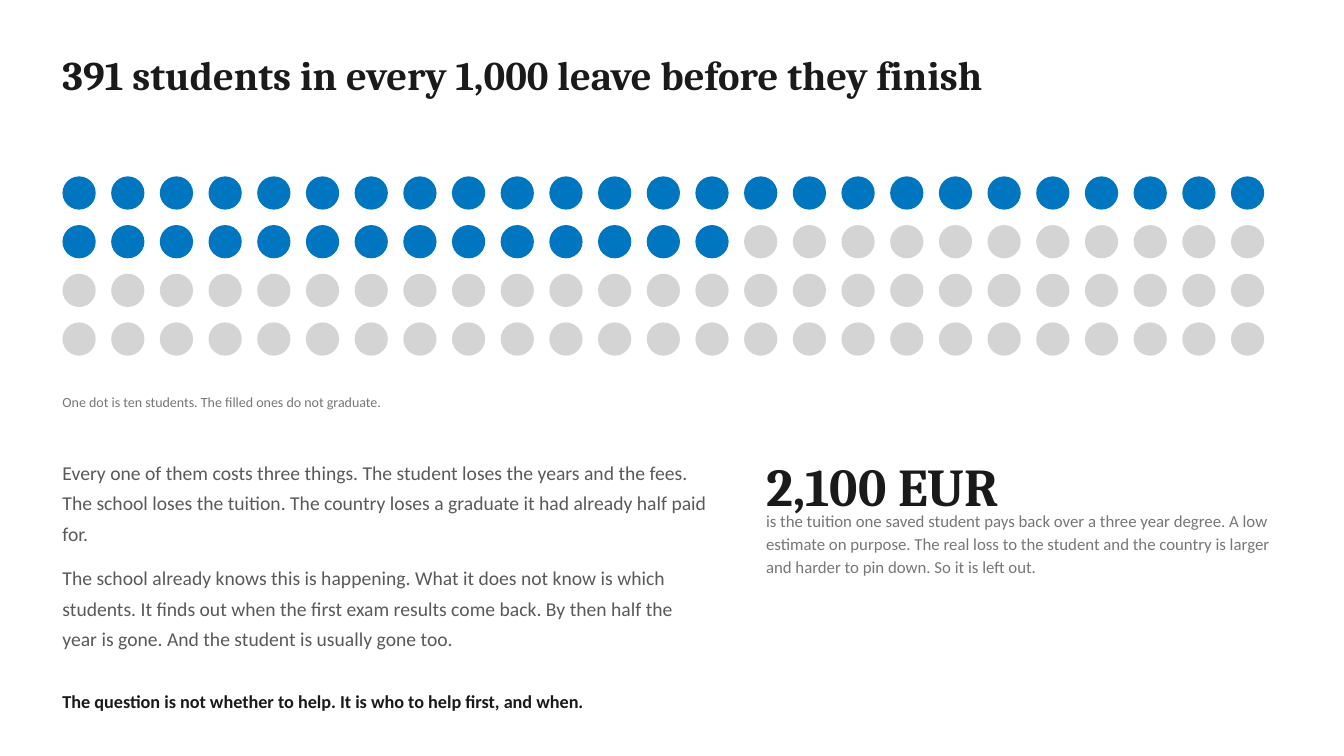
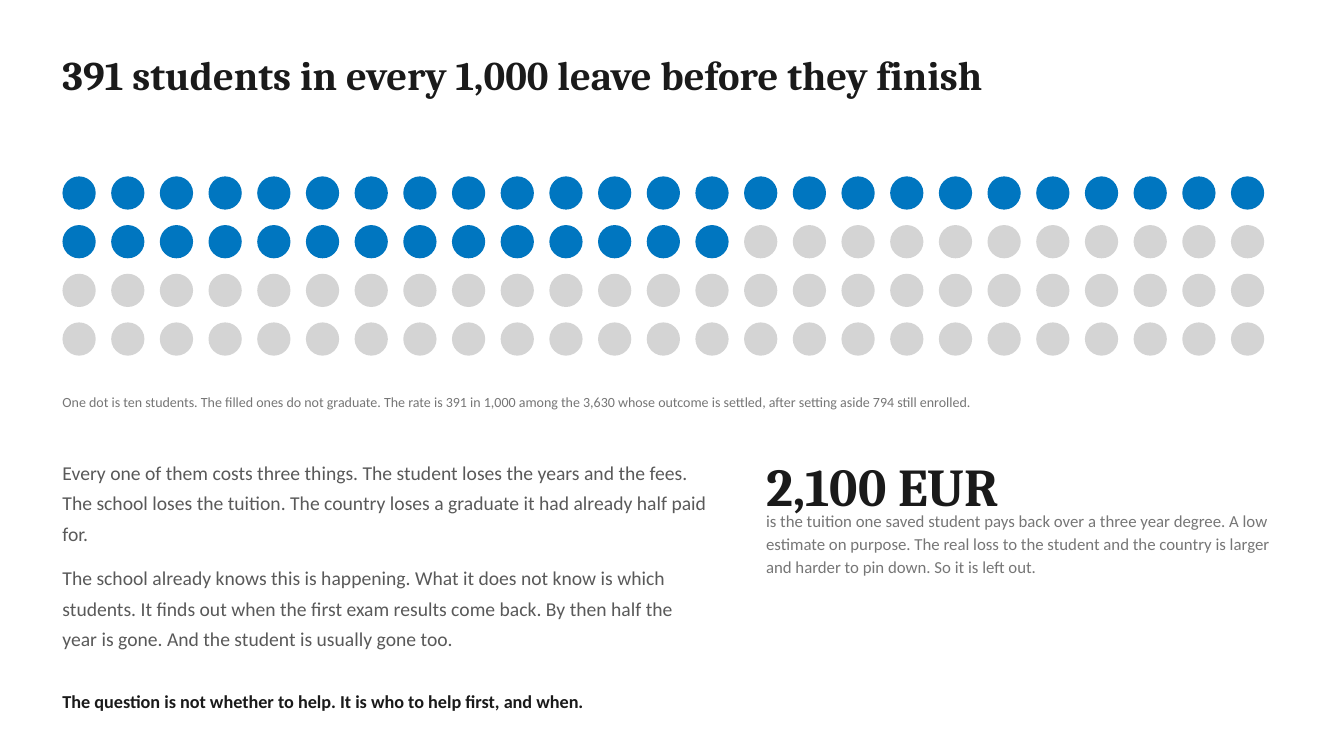
Before and after one commit to jeryldev/pgdaiml-capstone, a slide deck: slide 2 of presentations/business.pptx. Drawn at 1344x756 pixels with LibreOffice and Linux fonts; fonts in the diff are those of the drawing. Boxes give left, top, right and bottom in pixels: in the first picture for what was removed or moved away, otherwise in the second. Text is boxed around its words. In the diff, an @@ line names an element or a change of style, - is before the commit and + after.

```diff
--- a/presentations/business.pptx
+++ b/presentations/business.pptx
@@ text at bbox=[62, 397, 970, 410]: text changed @@
-One dot is ten students. The filled ones do not graduate.
+One dot is ten students. The filled ones do not graduate. The rate is 391 in 1,000 among the 3,630 whose outcome is settled, after setting aside 794 still enrolled.
```
Also in this commit, not shown: 4 other slides changed, 10 other files.
